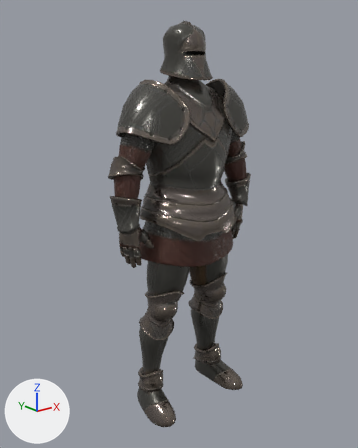
The glTF model page/objects/armour/armour-redcloth-2.glb as it was, and as the next commit left it.
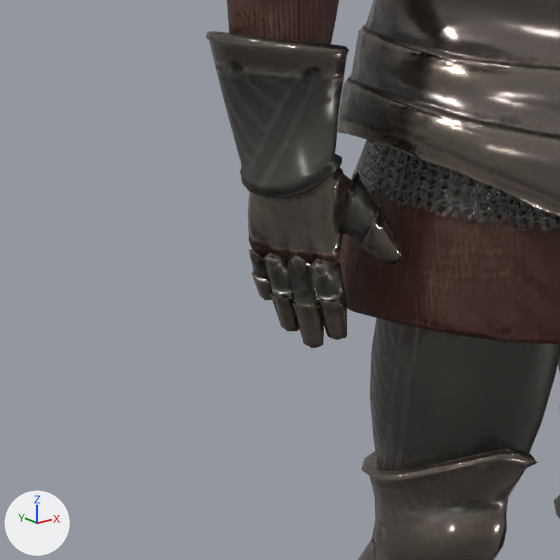
Each version appears first whole from a 50 mm lens placed at (-1.334, -1.609, 1.519), pointed at (-0.026, 0.027, 0.865), and next in a close-up on the part from 18% to 53% of the width and 42% to 70% of the height. The lights are fixed; the arrows at lower left show +X, +Y and +Z. The last two pictures show the newer version. Vertices at exactly the same position are counted once.

The older version as bpy lines, for what is in view:
```python
me_knight_material__29_0 = bpy.data.meshes.new('Knight_Material #29_0')
me_knight_material__29_0.from_pydata(...)  # 5667 vertices, 10962 faces; spans x -0.37..0.37, y -0.18..0.18, z 0.0..1.7
me_knight_material__29_0.materials.append(mat_material_29)
ob_armour_redcloth_2 = bpy.data.objects.new('armour-redcloth-2', me_knight_material__29_0)
ob_armour_redcloth_2.location = (0.0, 0.0, 0.0)
```
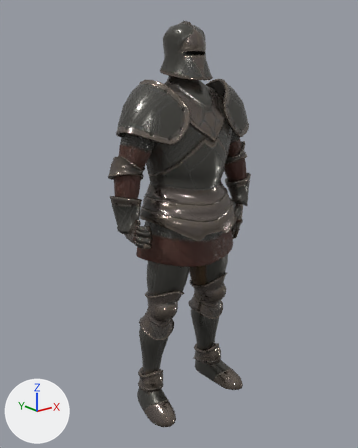
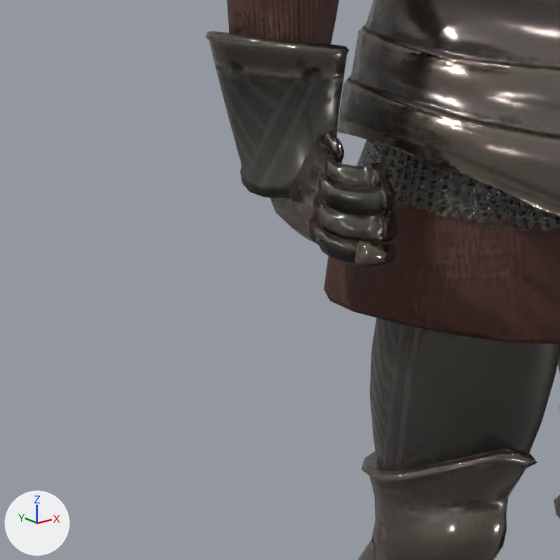
Pixel boxes [x1, y1, x2, y2] of what changed, in the close-ups (560 x 560 px; the box of a moved part takes in the faces that stretch with it):
part 1 of me_knight_material__29_0, moved or reshaped: before [339, 172, 402, 265]; after [324, 130, 344, 163]
part 2 of me_knight_material__29_0, added: after [319, 175, 395, 216]
part 3 of me_knight_material__29_0, added: after [315, 201, 398, 242]
part 4 of me_knight_material__29_0, added: after [324, 157, 389, 187]
part 5 of me_knight_material__29_0, added: after [314, 227, 396, 267]
part 6 of me_knight_material__29_0, deleted: before [249, 249, 272, 300]
part 7 of me_knight_material__29_0, deleted: before [287, 255, 324, 348]
part 8 of me_knight_material__29_0, deleted: before [264, 253, 300, 331]
part 9 of me_knight_material__29_0, deleted: before [309, 259, 347, 340]
part 10 of me_knight_material__29_0, moved or reshaped: before [248, 113, 352, 264]; after [270, 112, 342, 244]

Edits to the bpy script that builds the scene:
```text
Change me_knight_material__29_0:
    used by ob_armour_redcloth_2; location = (0.0, 0.0, 0.0)
    remove me_knight_material__29_0.from_pydata(...)  # 5667 vertices, 10962 faces; spans x -0.37..0.37, y -0.18..0.18, z 0.0..1.7
    add me_knight_material__29_0.from_pydata(...)  # 5931 vertices, 11454 faces; spans x -0.37..0.37, y -0.18..0.18, z 0.0..1.7
    me_knight_material__29_0 part 1: the loose piece of 76 vertices spanning x -0.29..-0.22, y -0.06..-0.03, z 0.82..0.91 is multiplied about its middle by the matrix ((0.054, 0.022, 0.462), (-0.023, -0.03, 0.874), (0.0, -1.0, 0.0)), then moved by (-0.05, -0.02, 0.08)
    me_knight_material__29_0 part 2: a new loose piece of 162 vertices spanning x -0.33..-0.27, y -0.14..-0.08, z 0.9..0.94, in mat_material_29
    me_knight_material__29_0 part 3: a new loose piece of 124 vertices spanning x -0.34..-0.27, y -0.14..-0.08, z 0.88..0.91, in mat_material_29
    me_knight_material__29_0 part 4: a new loose piece of 116 vertices spanning x -0.33..-0.28, y -0.13..-0.08, z 0.92..0.95, in mat_material_29
    me_knight_material__29_0 part 5: a new loose piece of 101 vertices spanning x -0.34..-0.28, y -0.14..-0.08, z 0.86..0.89, in mat_material_29
    me_knight_material__29_0 part 6: the loose piece of 87 vertices spanning x -0.34..-0.3, y 0.01..0.04, z 0.77..0.84 is deleted
    me_knight_material__29_0 part 7: the loose piece of 79 vertices spanning x -0.32..-0.28, y -0.03..0.0, z 0.74..0.84 is deleted
    me_knight_material__29_0 part 8: the loose piece of 76 vertices spanning x -0.33..-0.29, y -0.01..0.03, z 0.75..0.84 is deleted
    me_knight_material__29_0 part 9: the loose piece of 76 vertices spanning x -0.31..-0.27, y -0.05..-0.02, z 0.75..0.84 is deleted
    me_knight_material__29_0 part 10: 7 vertices moved within x -0.31..-0.28, y -0.05..0.03, z 0.92..0.93; 174 vertices removed from x -0.34..-0.26, y -0.05..0.04, z 0.8..0.93; 253 vertices added at x -0.34..-0.28, y -0.13..0.02, z 0.87..0.96
    other edits to the shape of me_knight_material__29_0 do not show in these pictures
```
